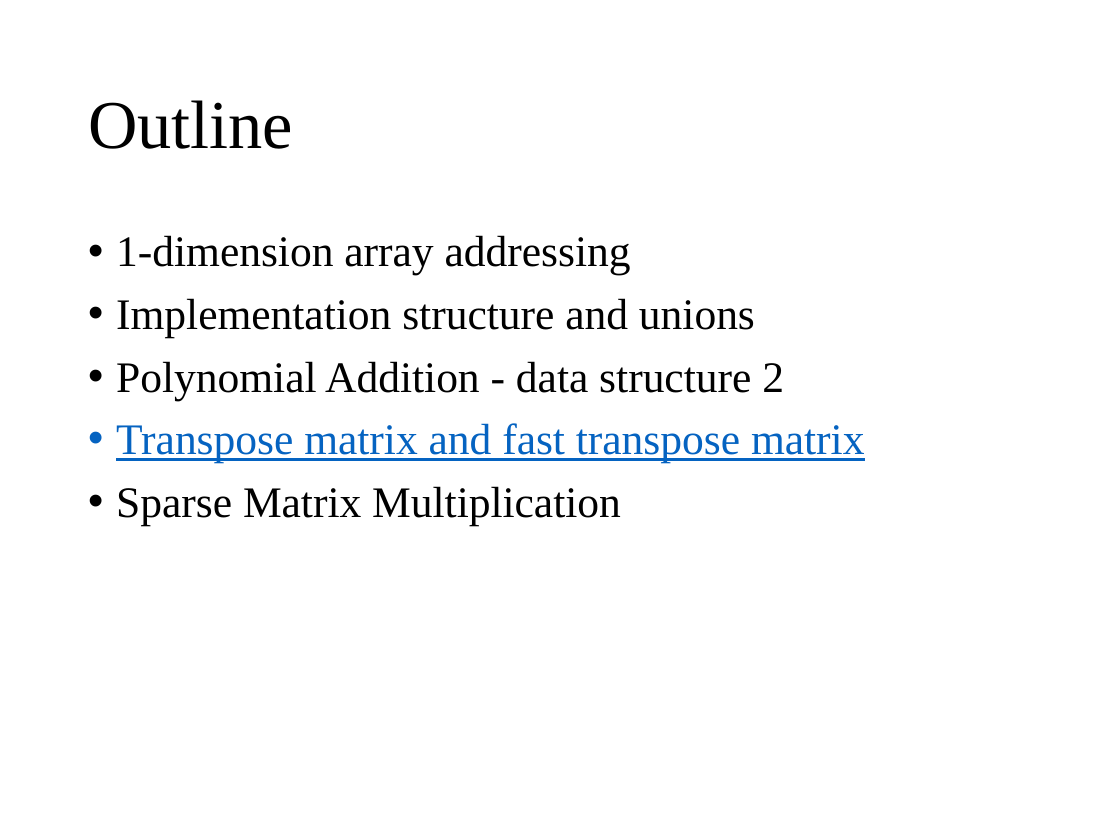
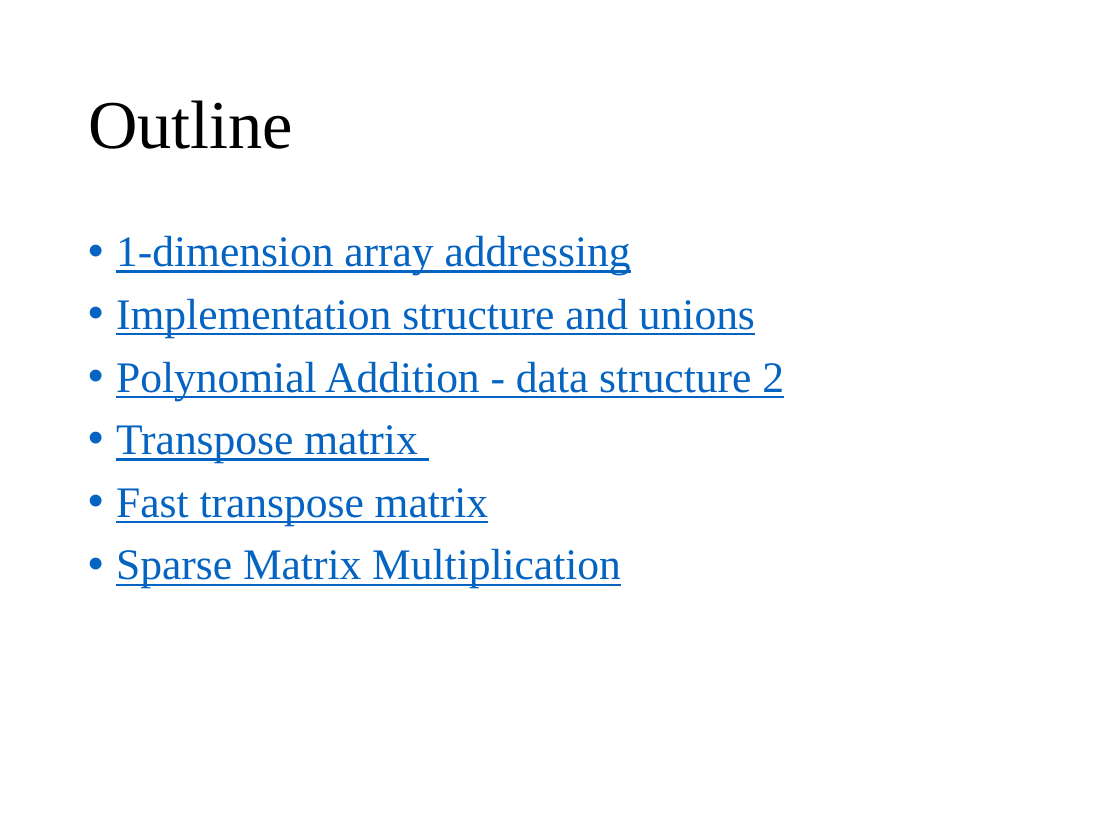
Before and after one commit to wangruxing/DataStructure, a slide deck: slide 2 of Chapter 2 Arrays & Structures/Chapter 2.pptx. Drawn at 1120x840 pixels with LibreOffice and Linux fonts; fonts in the diff are those of the drawing. Boxes give left, top, right and bottom in pixels: in the first picture for what was removed or moved away, otherwise in the second. Text is boxed around its words. In the diff, an @@ line names an element or a change of style, - is before the commit and + after.

Commit message:
complet Ch2
1. code: add "output of step by step"
2. Split Transpose matrix and fast transpose matrix into Transpose matrix(2-4.c) and fast transpose matrix(2-5.c)
3. 6.	Sparse Matrix Multiplication(2-6.c)
4. complete all of Ch2, include code, README, PPT, index(word).

```diff
--- a/Chapter 2 Arrays & Structures/Chapter 2.pptx
+++ b/Chapter 2 Arrays & Structures/Chapter 2.pptx
@@ text at box(116, 235, 784, 588): text colour #000000 to #0563C1, underline on in "1-dimension array addressing", "Implementation structure and unions", "Polynomial Addition - data structure 2", "Sparse Matrix Multiplication" @@
@@ text at box(116, 425, 489, 526): text changed @@
-• Transpose matrix and fast transpose matrix
+• Transpose matrix
+• Fast transpose matrix
```
Also in this commit, not shown: 48 other slides changed, 26 slides added, 2 slides removed, 8 other files.
